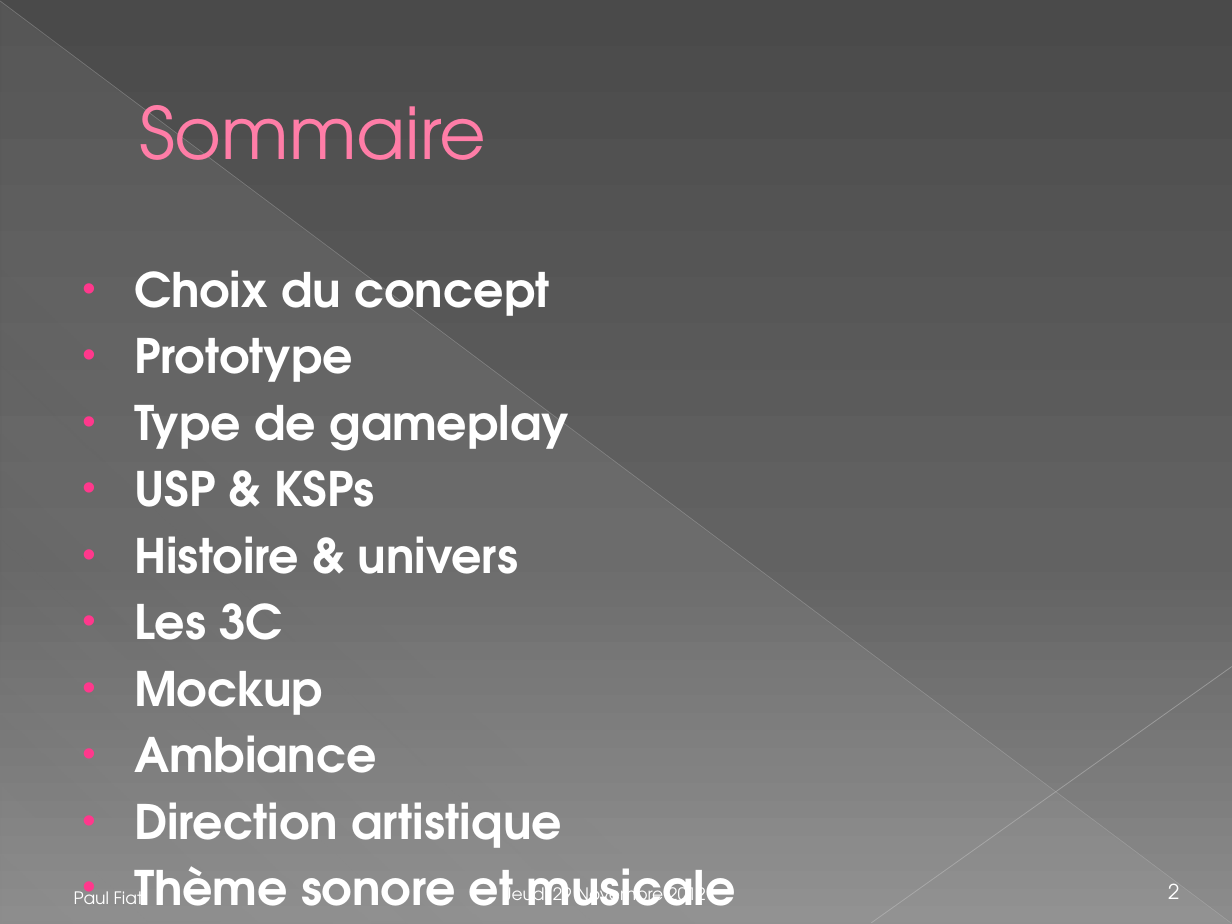
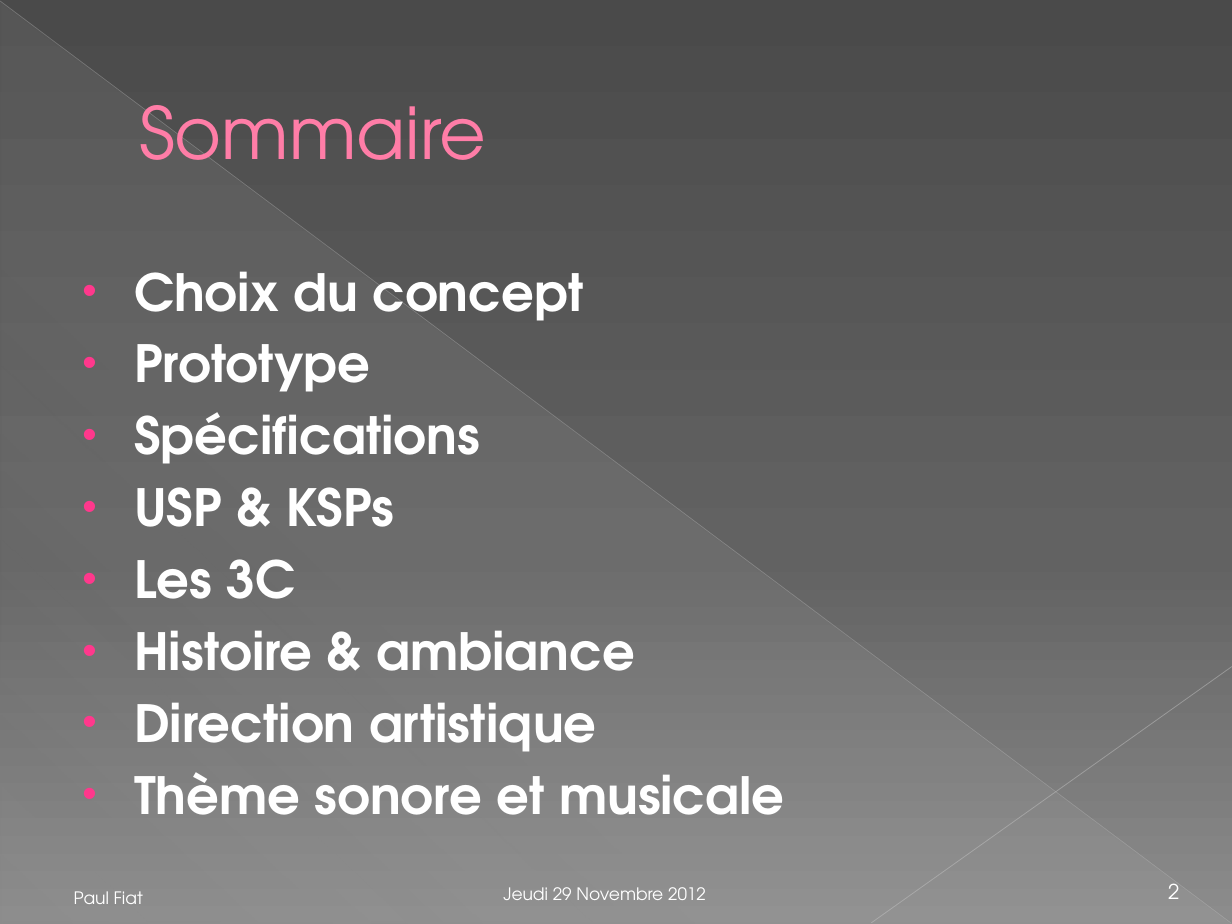
Before and after one commit to Nyarlygames/OBG, a slide deck: slide 2 of GD/Présentation.pptx. Drawn at 1232x924 pixels with LibreOffice and Linux fonts; fonts in the diff are those of the drawing. Boxes give left, top, right and bottom in pixels: in the first picture for what was removed or moved away, otherwise in the second. Text is boxed around its words. In the diff, an @@ line names an element or a change of style, - is before the commit and + after.

```diff
--- a/GD/Présentation.pptx
+++ b/GD/Présentation.pptx
@@ text at (134, 271, 785, 815): size 27.8 to 30 pt in "Choix du concept", "Prototype", "USP & KSPs", "Les 3C" and 2 more places @@
@@ text at (134, 412, 480, 464): text changed; size 27.8 to 30 pt @@
-• Type de gameplay
+• Spécifications
@@ text at (134, 536, 518, 574): paragraph removed @@
-• Histoire & univers
@@ text at (134, 630, 635, 671): text changed; size 27.8 to 30 pt @@
-• Mockup
-• Ambiance
+• Histoire & ambiance
```
Also in this commit, not shown: 7 other slides changed, 1 slide added, 1 slide removed, 3 other files.
